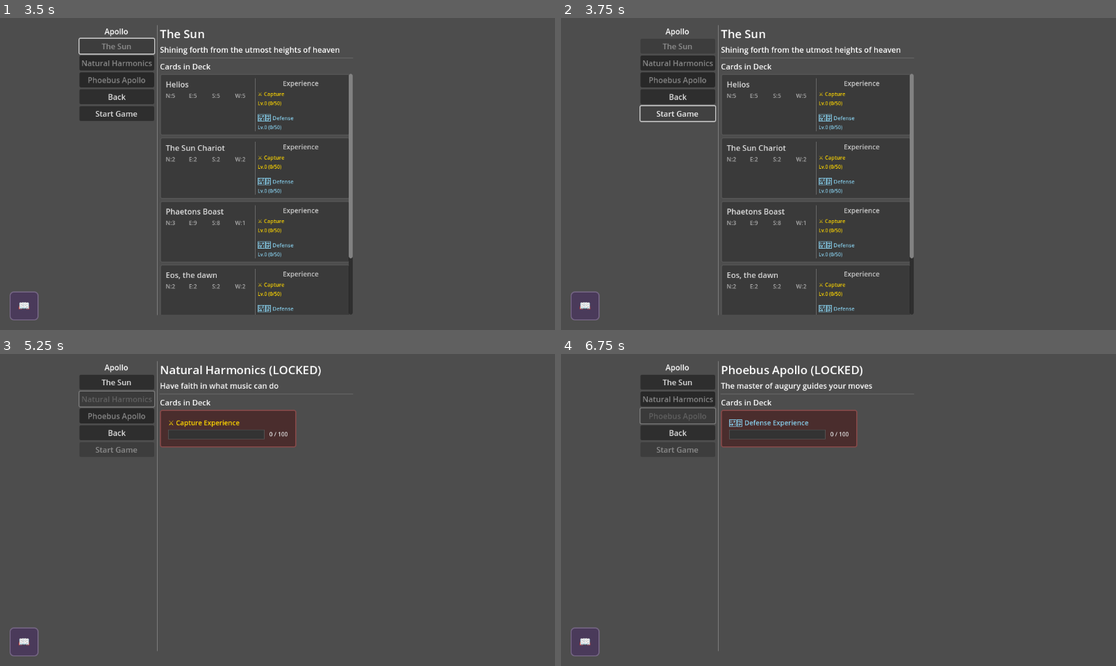
Above: before the commit, frames 1-4 (two rows, left to right).
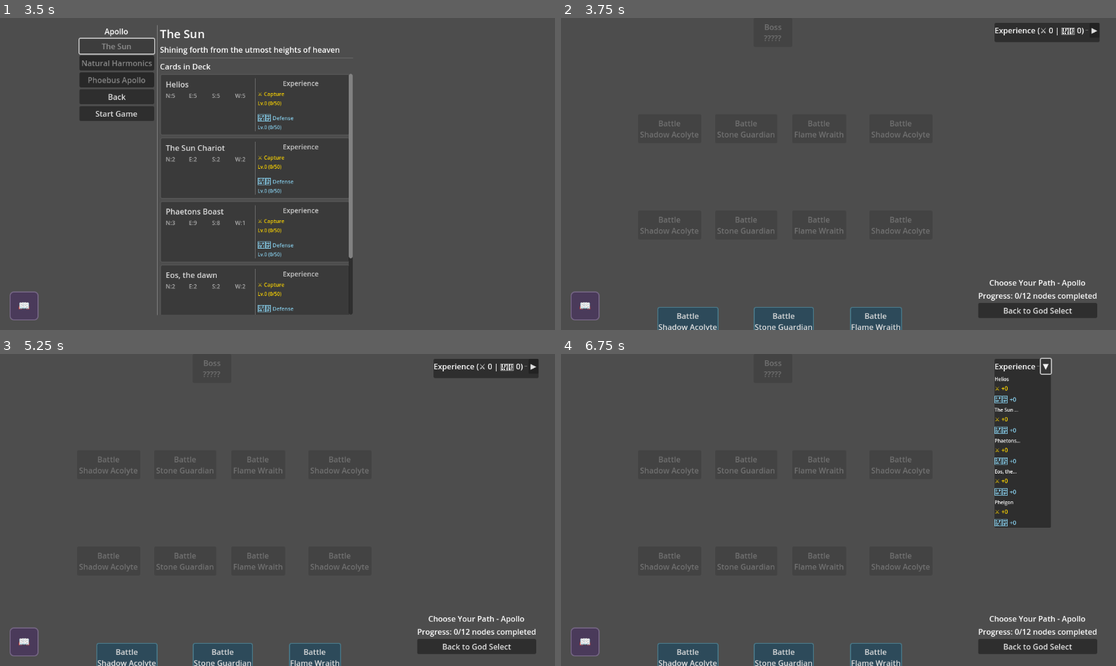
Above: after the commit, the same moments.

Repository: leslieharding/Mnemosyne
Game: Godot game, scene res://Scenes/MainMenu.tscn
The game is run twice, just before and just after one commit, with the same random seed, the same clock (stepped at 60 frames per second) and the same inputs.
Inputs (mouse positions are in pixels of both pictures, inside the frame that each line leads up to):
- Up to frame 1 (3.5 s): click "New Game" at 0.5 s; click "New Game" at 1.25 s; click "Apollo" at 2 s; click "The Sun" at 2.75 s
- Up to frame 2 (3.75 s): click "Start Game" at 3.5 s
- Up to frame 3 (5.25 s): click (116, 450) at 4.25 s, where only the run before the commit has a clickable "Start Game"; click (116, 397) at 5 s, where only the run before the commit has a clickable "Natural Harmonics"
- Up to frame 4 (6.75 s): click (677, 416) at 5.75 s, where only the run before the commit has a clickable "Phoebus Apollo"; click (1093, 366) at 6.5 s, where only the run after the commit has a clickable "▶"

Frame 1 is identical in both runs. In frame 2, 10% of the frame differs, in the area x 14-97%, y 1-100%; in frame 3, 11%; in frame 4, 15%.
Error before the commit: Invalid call. Nonexistent function 'start_new_run' in base 'Node (BossPredictionTracker)'. (res://Scripts/apollo.gd:122)

Commit message:
first boss mechanic working

Diff:
--- a/Scripts/apollo.gd
+++ b/Scripts/apollo.gd
@@ -119,7 +119,7 @@
 		print("Initialized experience tracker for new run with deck: ", deck_def.deck_name)
 
 		# Add this line after initializing the experience tracker:
-		get_node("/root/BossPredictionTrackerAutoload").start_new_run()
+		get_node("/root/BossPredictionTrackerAutoload").clear_patterns()
 		print("Initialized boss prediction tracker for new run")
 
 		# Pass the selected god and deck index to the map scene
